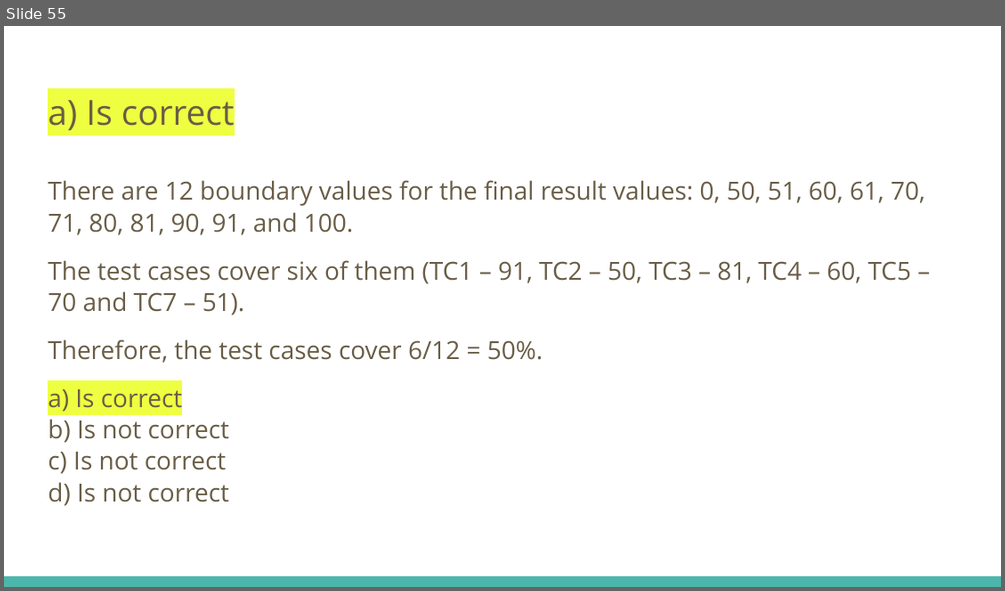
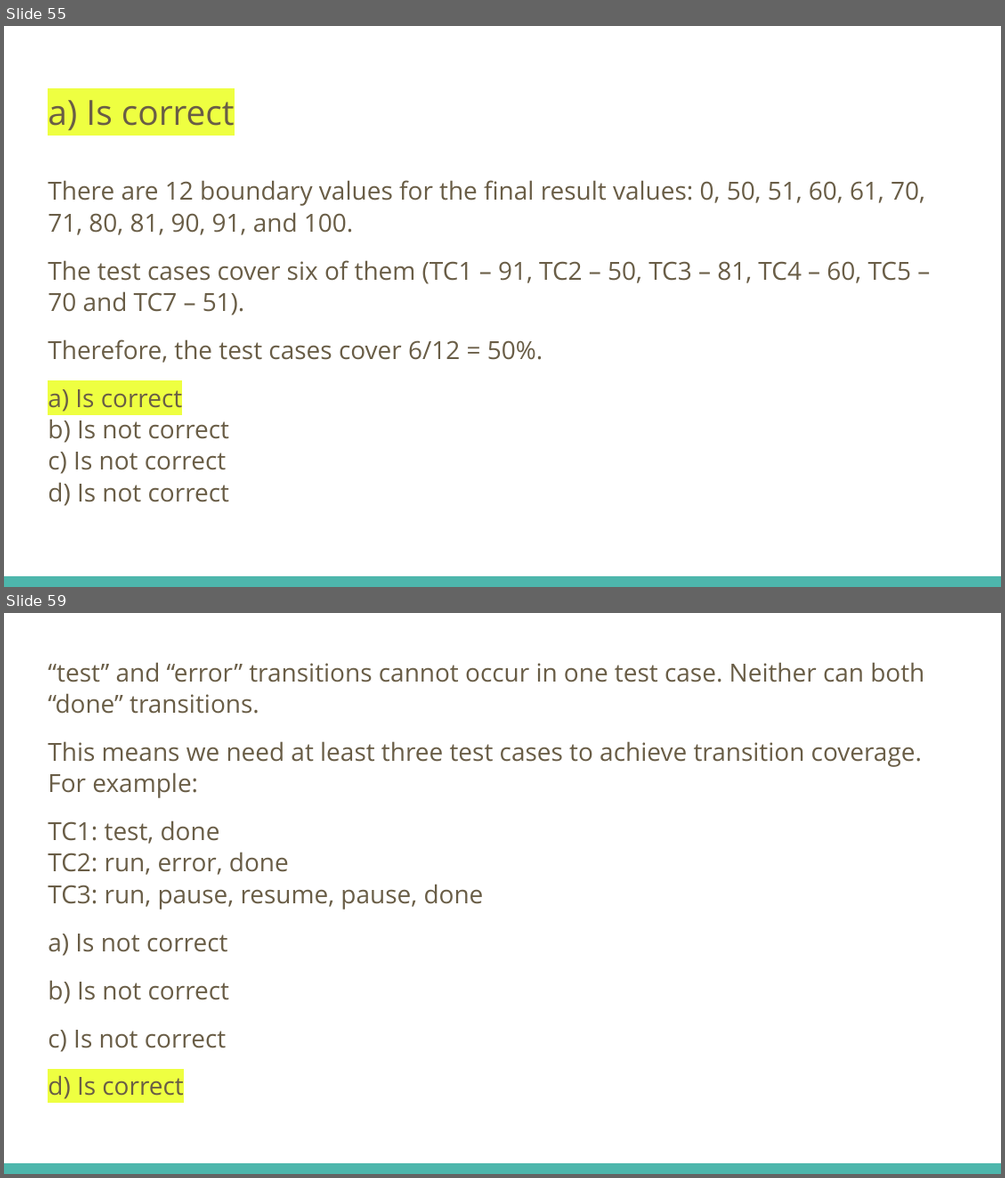
Before and after one commit to fawadmalik/istqb, a slide deck: ISTQB Foundation Level Preparation.pptx. Shown one above the other, each under a label of ours: slide 55 before the commit, slides 55 and 59 after it; the slides between them are not shown. The pictures are 1005x591 and 1005x1178 pixels, drawn with LibreOffice and Linux fonts; fonts in the diff are those of the drawing. Boxes give left, top, right and bottom in pixels: in the first picture for what was removed or moved away, otherwise in the second. Text is boxed around its words. In the diff, an @@ line names an element or a change of style, - is before the commit and + after.

```diff
--- a/ISTQB Foundation Level Preparation.pptx
+++ b/ISTQB Foundation Level Preparation.pptx
@@ slide 59 added at [4,613,1001,1174], background #FFFFFF; not listed: 1 template element that a slide beside it also shows @@
@@ text added at [48,662,924,1099], 18 pt, text #695D46 @@
+“test” and “error” transitions cannot occur in one test case. Neither can both “done” transitions.
+This means we need at least three test cases to achieve transition coverage. For example:
+TC1: test, done
+TC2: run, error, done
+TC3: run, pause, resume, pause, done
+a) Is not correct
+b) Is not correct
+c) Is not correct
+d) Is correct
```
Also in this commit, not shown: 1 slide changed, 4 other slides added, 1 slide removed.
